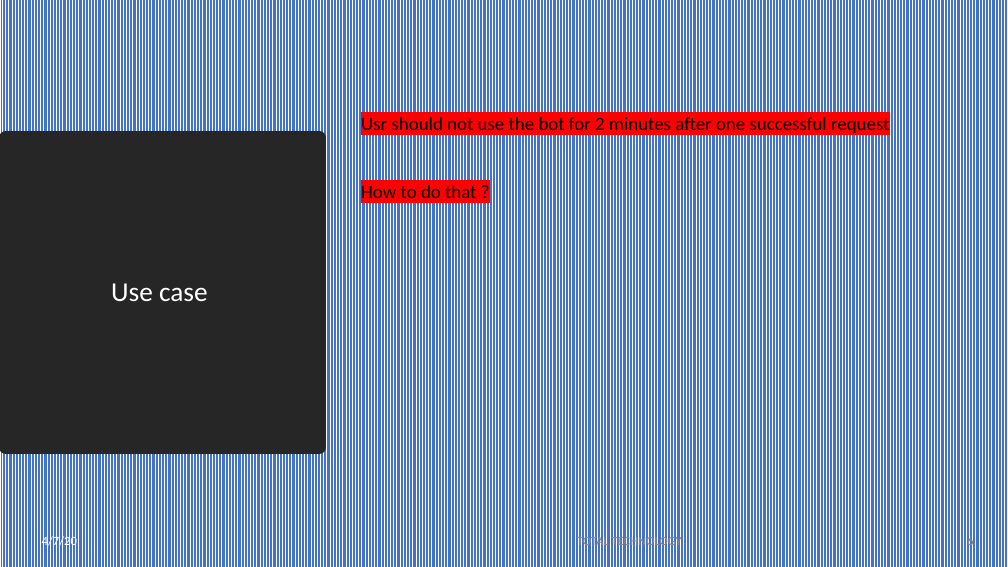
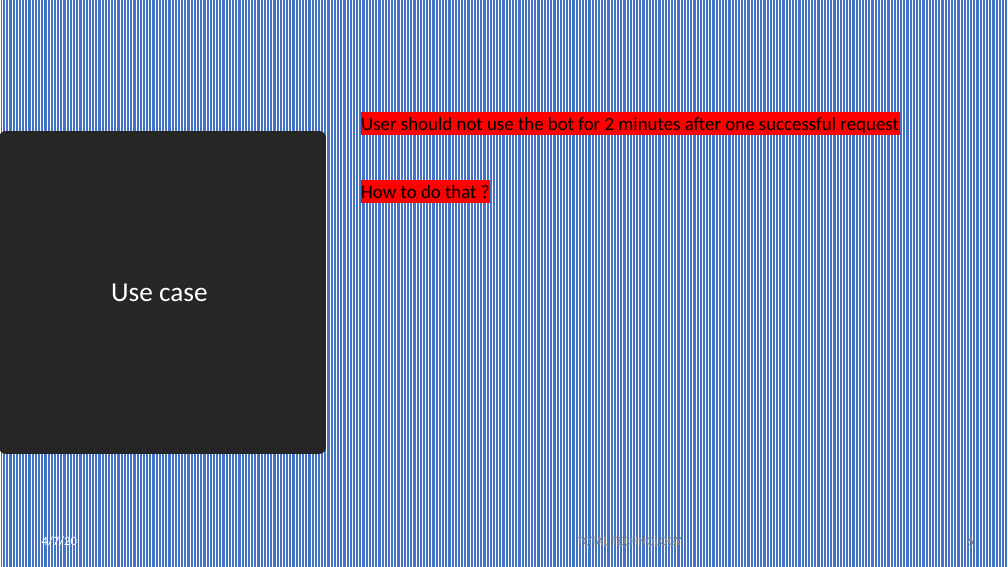
Before and after one commit to ujjwalvats16/source, a slide deck: slide 6 of Whatsapp_Bot_Tutorial_7.pptx. Drawn at 1008x567 pixels with LibreOffice and Linux fonts; fonts in the diff are those of the drawing. Boxes give left, top, right and bottom in pixels: in the first picture for what was removed or moved away, otherwise in the second. Text is boxed around its words. In the diff, an @@ line names an element or a change of style, - is before the commit and + after.

```diff
--- a/Whatsapp_Bot_Tutorial_7.pptx
+++ b/Whatsapp_Bot_Tutorial_7.pptx
@@ text at (361, 117, 898, 133): text changed @@
-Usr should not use the bot for 2 minutes after one successful request
+User should not use the bot for 2 minutes after one successful request
```
